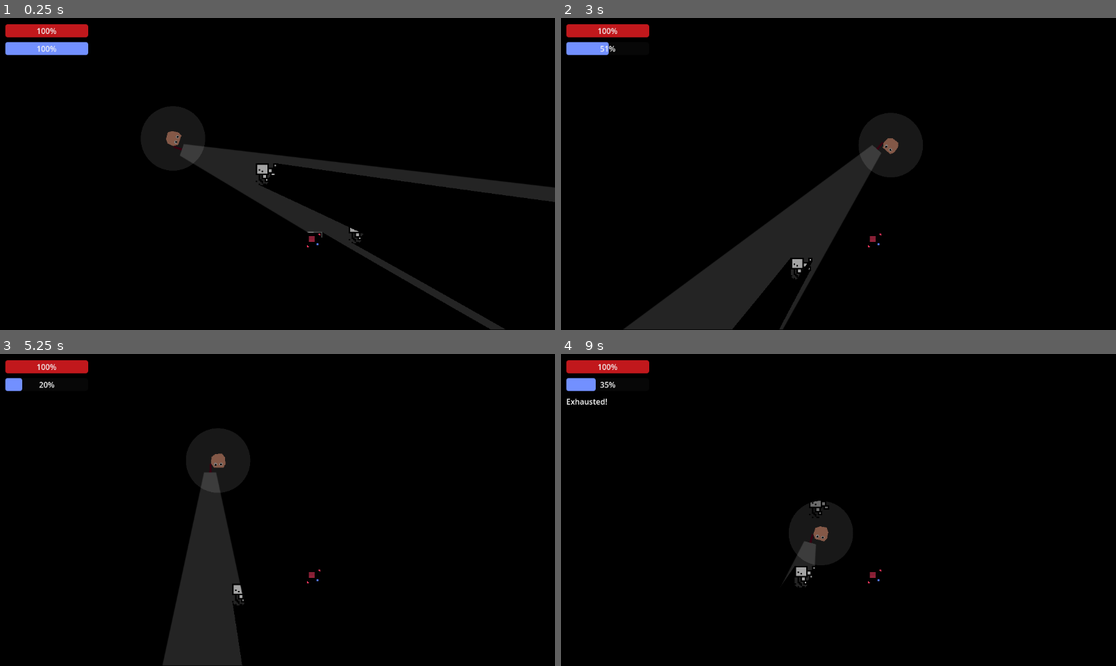
Above: before the commit, frames 1-4 (two rows, left to right).
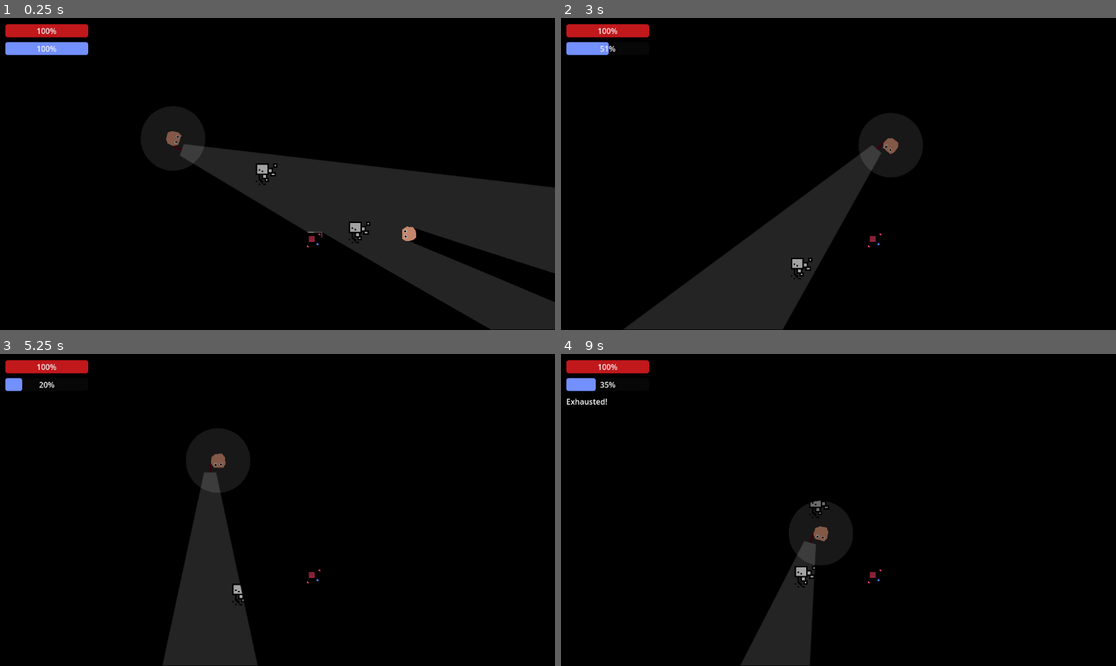
Above: after the commit, the same moments.

Repository: mncc8337/blashout
Game: Godot game, scene res://scenes/main.tscn
Same seed, same stepped clock (60 frames per second), same inputs: the game is played once before the commit and once after it.
Inputs (mouse positions are in pixels of both pictures, inside the frame that each line leads up to):
- Up to frame 1 (0.25 s): no input
- Up to frame 2 (3 s): move the mouse to (960, 158) at 0.52 s; hold D (right) 0.53-1.28 s; hold Shift (run) 0.53-1.28 s; move the mouse to (727, 189) at 1.27 s; hold S (down) 1.28-2.03 s; tap Shift (run) at 1.35, 2.85 s; move the mouse to (894, 105) at 2.02 s; hold D (right) 2.03-2.78 s; hold Shift (run) 2.03-2.78 s; move the mouse to (810, 236) at 2.77 s; hold W (up) from 2.78 s (still down)
- Up to frame 3 (5.25 s): move the mouse to (444, 556) at 3.52 s; release W (up) at 3.53 s; hold Shift (run) 3.53-4.28 s; hold A (left) 3.53-5.03 s; move the mouse to (111, 463) at 4.27 s; tap Shift (run) at 4.35 s; move the mouse to (305, 510) at 5.02 s; hold S (down) from 5.03 s (still down); hold Shift (run) from 5.03 s (still down)
- Up to frame 4 (9 s): move the mouse to (755, 432) at 5.77 s; release S (down) at 5.78 s; release Shift (run) at 5.78 s; hold D (right) 5.78-6.53 s; tap Shift (run) at 5.85, 7.35, 8.85 s; move the mouse to (960, 494) at 6.52 s; hold W (up) 6.53-7.28 s; hold Shift (run) 6.53-7.28 s; move the mouse to (727, 525) at 7.27 s; hold D (right) 7.28-8.03 s; move the mouse to (894, 441) at 8.02 s; hold S (down) 8.03-8.78 s; hold Shift (run) 8.03-8.78 s; move the mouse to (810, 572) at 8.77 s; hold A (left) from 8.78 s (still down)

The runs differ from the first frame. In frame 1, 13% of the frame differs, in the area x 46-100%, y 46-100%; in frame 2, 1.3%; in frame 3, 0.5%; in frame 4, 2.4%.

Commit message:
remove foe's occluder

Diff:
--- a/scenes/foe.tscn
+++ b/scenes/foe.tscn
@@ -1,11 +1,7 @@
-[gd_scene load_steps=6 format=3 uid="uid://bycwegn7joe5n"]
+[gd_scene load_steps=5 format=3 uid="uid://bycwegn7joe5n"]
 
 [ext_resource type="Script" path="res://scripts/foe.gd" id="1_w5fsp"]
 [ext_resource type="Texture2D" uid="uid://d0ou6idyolsw" path="res://imgs/foe.png" id="2_1wkg2"]
-
-[sub_resource type="OccluderPolygon2D" id="OccluderPolygon2D_7oyap"]
-cull_mode = 2
-polygon = PackedVector2Array(-8, -8, 7, -8, 7, -5, 4, -5, 4, -2, 6, -2, 6, 1, 2, 1, 1, 2, 1, 5, -1, 7, -6, 7, -8, 5)
 
 [sub_resource type="StyleBoxFlat" id="StyleBoxFlat_uhm6t"]
 bg_color = Color(1, 0.117647, 0.137255, 0.74902)
@@ -25,9 +21,6 @@
 [node name="CollisionPolygon2D" type="CollisionPolygon2D" parent="."]
 polygon = PackedVector2Array(7, -8, -8, -8, -8, 7, -1, 7, 1, 5, 1.66667, 1.66666, 6, 1)
 
-[node name="LightOccluder2D" type="LightOccluder2D" parent="."]
-occluder = SubResource("OccluderPolygon2D_7oyap")
-
 [node name="healthbar" type="ProgressBar" parent="."]
 offset_left = -8.33333
 offset_top = -12.6667
--- a/scripts/player.gd
+++ b/scripts/player.gd
@@ -1,4 +1,6 @@
 extends CharacterBody2D
+
+signal someone_attack_me_help
 
 const SPEED = 600.0
 const FRICTION = 0.1
